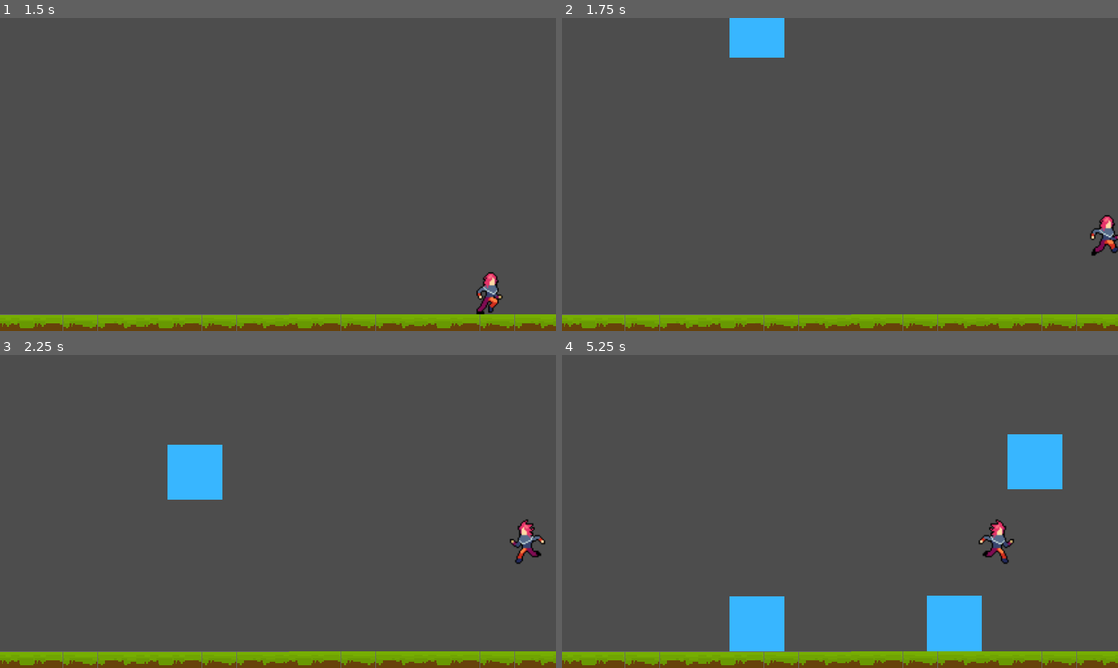
Above: before the commit, frames 1-4 (two rows, left to right).
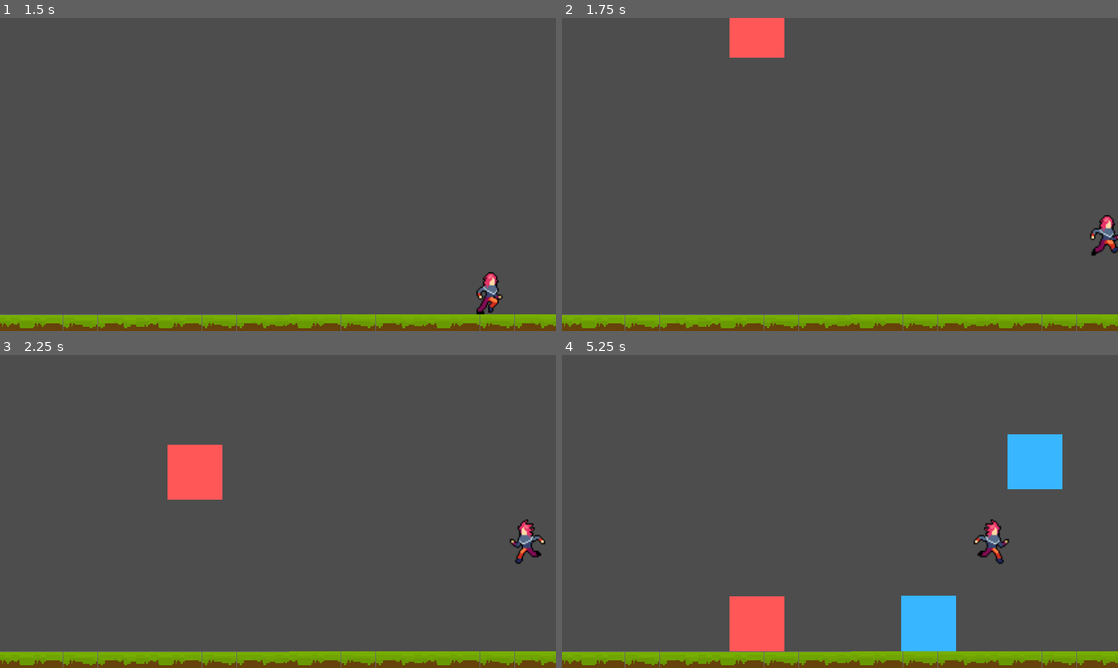
Above: after the commit, the same moments.

Repository: juliovcruz/ufg-jogos-digitais
Game: Godot game, scene res://game.tscn
Two runs of this game, one before a commit and one after it. Both use one fixed random seed, a clock stepped at 60 frames per second and the inputs below.
Inputs:
- Up to frame 1 (1.5 s): hold Right (move_right) from 0.53 s (still down); tap Up (move_up) at 0.77 s
- Up to frame 2 (1.75 s): keep holding Right (move_right); tap Up (move_up) at 1.52 s
- Up to frame 3 (2.25 s): release Right (move_right) at 2.03 s; hold Left (move_left) from 2.03 s (still down)
- Up to frame 4 (5.25 s): release Left (move_left) at 2.78 s; hold Right (move_right) 2.78-4.28 s; tap Up (move_up) at 3.02, 3.77, 4.52 s; hold Left (move_left) 4.28-5.03 s; hold Right (move_right) from 5.03 s (still down)

Frame 1 is identical in both runs. In frame 2, 1.3% of the frame differs, in the area x 30-40%, y 0-13%; in frame 3, 1.7%; in frame 4, 3.9%, in the area x 30-82%, y 52-95%.
Error after the commit: Invalid call. Nonexistent function 'connect' in base 'Callable'. (res://game.tscn::GDScript_qriw2:36)

Commit message:
Add blocks explosion

Diff:
--- a/block.gd
+++ b/block.gd
@@ -6,9 +6,12 @@
 @onready var rayCastTop = $RayCastTop
 @onready var rayCastBottom = $RayCastBottom
 
-const SPEED = 100 # Velocidade do bloco
+@onready var player = get_node("res://player.gd")
+
+const SPEED = 200 # Velocidade do bloco
 const SIZE = 128 # Tamanho do bloco
 const HALF_SIZE = (Block.SIZE / 2) # Meta do bloco
+const TIME_TO_EXPLODE = 0.3
 
 # Possiveis spawns de X para os blocos
 var spawn_x = [
@@ -28,26 +31,58 @@
 var can_push = true  # Indica se o bloco pode ser empurrado novamente
 var pushed_one_time = false # Indica se o bloco já foi empurrado pelo menos uma vez
 var last_direction_player # Indica a ultima direção que o player estava quando empurrou o bloco pela última vez
-var maxX = position.x # Indica o X máximo que o bloco deve alcançar após o "empurrão"
-var minX = position.x # Indica o X mínimo que o bloco deve alcançar após o "empurrão"
-
-var blockUp: Block # Indica o bloco que está em cima
-var blockDown: Block # Indica o bloco que está em baixo
+var maxX = 1280 # Indica o X máximo que o bloco deve alcançar após o "empurrão"
+var minX = 0 # Indica o X mínimo que o bloco deve alcançar após o "empurrão"
+var moveDelay = 3
+var moveElapsed = 0
+
+
+var blockTop: Block # Indica o bloco que está em cima
+var blockBottom: Block # Indica o bloco que está em baixo
 var blockRight: Block # Indica o bloco que está do lado direito
 var blockLeft: Block # Indica o bloco que está do lado esquerdo
 var color: int = 1 # Indica a cor do bloco
 
+var exploding: bool = false # Indica se o bloco está explodindo
+
 var gravity = ProjectSettings.get_setting("physics/2d/default_gravity")
 var screen_size
 
 func _ready():
+	# Define a cor do bloco
+	color = randi_range(0, 1)
+	match color:
+		0:
+			$AnimatedSprite2D.play("red")
+		1:
+			$AnimatedSprite2D.play("blue")
+		2:
+			$AnimatedSprite2D.play("yellow")
+		3:
+			$AnimatedSprite2D.play("green")
+
 	screen_size = get_viewport_rect().size
 
 func _process(delta):
+	# Se o bloco estiver explodindo, ele não deve realizar nada
+	if exploding:
+		return
+
+	# Lógica para explodir os blocos da direita e abaixo
+	verifyBlocksRight(self)
+	verifyBlocksBottom(self)
+
+	# Verifica se algum bloco adjacente que seja da mesma cor
+	# está explodindo, caso positivo, este bloco deve explodir também
+	if verifyIfNeedExplode():
+		explode()
+		return
+
 	# Se o bloco chegar ao topo o jogador perde
 	if is_on_floor() and position.y < HALF_SIZE:
 		print("YOU LOSE")
-		free()
+		explode()
+		return
 
 	if pushed_one_time:
 		# Se a velocidade do bloco estiver zero ele continua se movendo até chegar no max X
@@ -55,14 +90,62 @@
 			velocity.x += SPEED * last_direction_player
 			move_and_slide()
 
+		#position.x = clamp(position.x, minX, maxX)
+
+		if position.x >= maxX -1:
+			position.x = maxX
+			can_push = true
+
+		if position.x <= minX + 1:
+			position.x = minX
+			can_push = true
+
+	# Lógica para o bloco conhecer os que seus adjacentes
+
+	if rayCastBottom.is_colliding():
+		if rayCastBottom.get_collider() is Block:
+			var block = rayCastBottom.get_collider() as Block
+			blockBottom = block
+	else:
+		blockBottom = null
+
+	if rayCastRight.is_colliding():
+		if rayCastRight.get_collider() is Block:
+			var block = rayCastRight.get_collider() as Block
+			blockRight = block
+	else:
+		blockRight = null
+
+	if rayCastLeft.is_colliding():
+		if rayCastLeft.get_collider() is Block:
+			var block = rayCastLeft.get_collider() as Block
+			blockLeft = block
+	else:
+		blockLeft = null
+
+	if rayCastTop.is_colliding():
+		if rayCastTop.get_collider() is Block:
+			var block = rayCastTop.get_collider() as Block
+			blockTop = block
+	else:
+		blockTop = null
+
+func _physics_process(delta):
+	if exploding:
+		return
+
+	if pushed_one_time:
 		position.x = clamp(position.x, minX, maxX)
-		if position.x >= maxX || position.x <= minX:
-			can_push = true
-
-func _physics_process(delta):
+
 	# Adicionando gravidade
 	if not is_on_floor():
 		velocity.y += gravity * delta
+
+	if !can_push:
+		moveElapsed += delta
+		if moveElapsed >= moveDelay:
+			can_push = true
+			position.x = getNextX(position.x, last_direction_player)
 
 	# TODO: lógica para caso o bloco caia sobre outro bloco que já está se movimentando
 	# o bloco deve finalizar o movimento, e em seguida o bloco que está caindo deve cair
@@ -76,7 +159,6 @@
 		if rayCastBottom.get_collider() is Player:
 			print("YOU LOSE")
 
-
 	move_and_slide()
 
 # Direction: -1 = esquerda, 1 = direita
@@ -94,7 +176,6 @@
 	maxX = getNextX(position.x + SIZE/2 * direction, direction)
 
 	# Empurrando para direita
-	#if position.x < maxX:
 	if direction == 1:
 		if rayCastRight.is_colliding():
 			return
@@ -121,6 +202,70 @@
 				return spawn_x[i]
 	else:
 		for i in [9,8,7,6,5,4,3,2,1,0]:
-			print(spawn_x[i])
 			if spawn_x[i] < positionX:
 				return spawn_x[i]
+
+func verifyBlocksRight(block: Block, count: int = 1) -> bool:
+	if count == 3:
+		block.explodeEquals()
+		return true
+
+	if block.blockRight == null:
+		return false
+
+	if block.blockRight.color == color:
+		return verifyBlocksRight(block.blockRight, count + 1)
+	else:
+		return false
+
+func verifyBlocksBottom(block: Block, count: int = 1) -> bool:
+	if count == 3:
+		block.explodeEquals()
+		return true
+
+	if block.blockBottom == null:
+		return false
+
+	if block.blockBottom.color == color:
+		return verifyBlocksBottom(block.blockBottom, count + 1)
+	else:
+		return false
+
+
+func explodeEquals():
+	if blockTop != null && blockTop.color == color:
+		blockTop.explode()
+
+	if blockBottom != null && blockBottom.color == color:
+		blockBottom.explode()
+
+	if blockRight != null && blockRight.color == color:
+		blockRight.explode()
+
+	if blockLeft != null && blockLeft.color == color:
+		blockLeft.explode()
+
+func explode():
+	if exploding:
+		return
+	exploding = true
+
+	await get_tree().create_timer(TIME_TO_EXPLODE).timeout
+
+	queue_free()
+
+func verifyIfNeedExplode():
+	if !is_on_floor():
+		return false
+
+	if blockRight != null && blockRight.exploding && blockRight.color == color:
+		return true
+
+	if blockBottom != null && blockBottom.exploding && blockBottom.color == color:
+		return true
+
+	if blockTop != null && blockTop.exploding && blockTop.color == color:
+		return true
+
+	if blockLeft != null && blockLeft.exploding && blockLeft.color == color:
+		return true
--- a/block.tscn
+++ b/block.tscn
@@ -1,7 +1,10 @@
-[gd_scene load_steps=5 format=3 uid="uid://chmldvapi2mug"]
+[gd_scene load_steps=8 format=3 uid="uid://chmldvapi2mug"]
 
 [ext_resource type="Script" path="res://block.gd" id="1_dg7dk"]
 [ext_resource type="Texture2D" uid="uid://dct2t24i1xpxw" path="res://sprites/sprite_blue_block.png" id="2_oe8mj"]
+[ext_resource type="Texture2D" uid="uid://dvvtnt0i3bw6f" path="res://sprites/sprite_green_block.png" id="3_57tk3"]
+[ext_resource type="Texture2D" uid="uid://ds7idr73yt0v3" path="res://sprites/sprite_red_block.png" id="3_dxas7"]
+[ext_resource type="Texture2D" uid="uid://d3muegs1jjymg" path="res://sprites/sprite_yellow_block.png" id="5_ermyr"]
 
 [sub_resource type="SpriteFrames" id="SpriteFrames_biajv"]
 animations = [{
@@ -10,7 +13,31 @@
 "texture": ExtResource("2_oe8mj")
 }],
 "loop": true,
-"name": &"default",
+"name": &"blue",
+"speed": 5.0
+}, {
+"frames": [{
+"duration": 1.0,
+"texture": ExtResource("3_57tk3")
+}],
+"loop": true,
+"name": &"green",
+"speed": 5.0
+}, {
+"frames": [{
+"duration": 1.0,
+"texture": ExtResource("3_dxas7")
+}],
+"loop": true,
+"name": &"red",
+"speed": 5.0
+}, {
+"frames": [{
+"duration": 1.0,
+"texture": ExtResource("5_ermyr")
+}],
+"loop": true,
+"name": &"yellow",
 "speed": 5.0
 }]
 
@@ -25,6 +52,7 @@
 position = Vector2(2.08165e-12, 2.08165e-12)
 scale = Vector2(0.99, 0.99)
 sprite_frames = SubResource("SpriteFrames_biajv")
+animation = &"green"
 
 [node name="CollisionShape2D" type="CollisionShape2D" parent="."]
 shape = SubResource("RectangleShape2D_5hqxi")
--- a/game.tscn
+++ b/game.tscn
@@ -146,6 +146,8 @@
 var count = 0
 var timer = 0
 
+var score = 0
+
 func _process(delta):
 	timer += delta
 	if timer > wait_time:
@@ -159,6 +161,11 @@
 	var x_value = spawn_x[randi() % spawn_x.size()]
 	newBlock.position = Vector2(x_value + 1, 0)
 	add_child(newBlock)
+	newBlock.queue_free.connect(_increaseScore)
+
+func _increaseScore():
+	score += 1
+	print(score)
 
 "
 
--- a/player.gd
+++ b/player.gd
@@ -3,6 +3,8 @@
 
 @onready var rayCastRight = $RayCastRight
 @onready var rayCastLeft = $RayCastLeft
+
+var SCORE = 1
 
 const SPEED = 500.0
 const JUMP_VELOCITY = -600.0
Binary file removed: sprites/spirte_127x.png
Binary file added: sprites/sprite_green_block.png
Not shown, added: sprites/sprite_green_block.png.import
Binary file added: sprites/sprite_red_block.png
Not shown, added: sprites/sprite_red_block.png.import
Binary file added: sprites/sprite_yellow_block.png
Not shown, changed: sprites/sprite_yellow_block.png.import
Not shown, changed: .DS_Store
